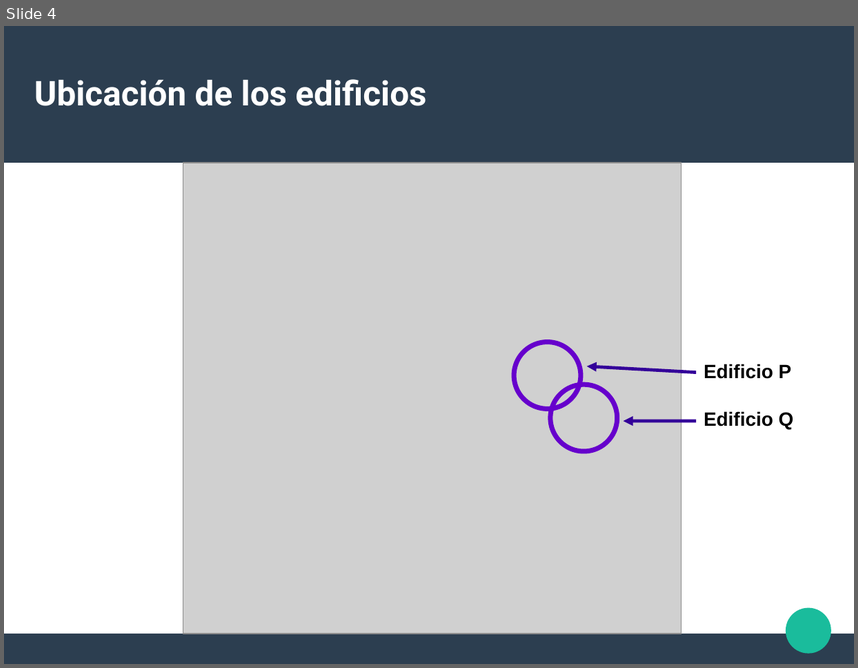
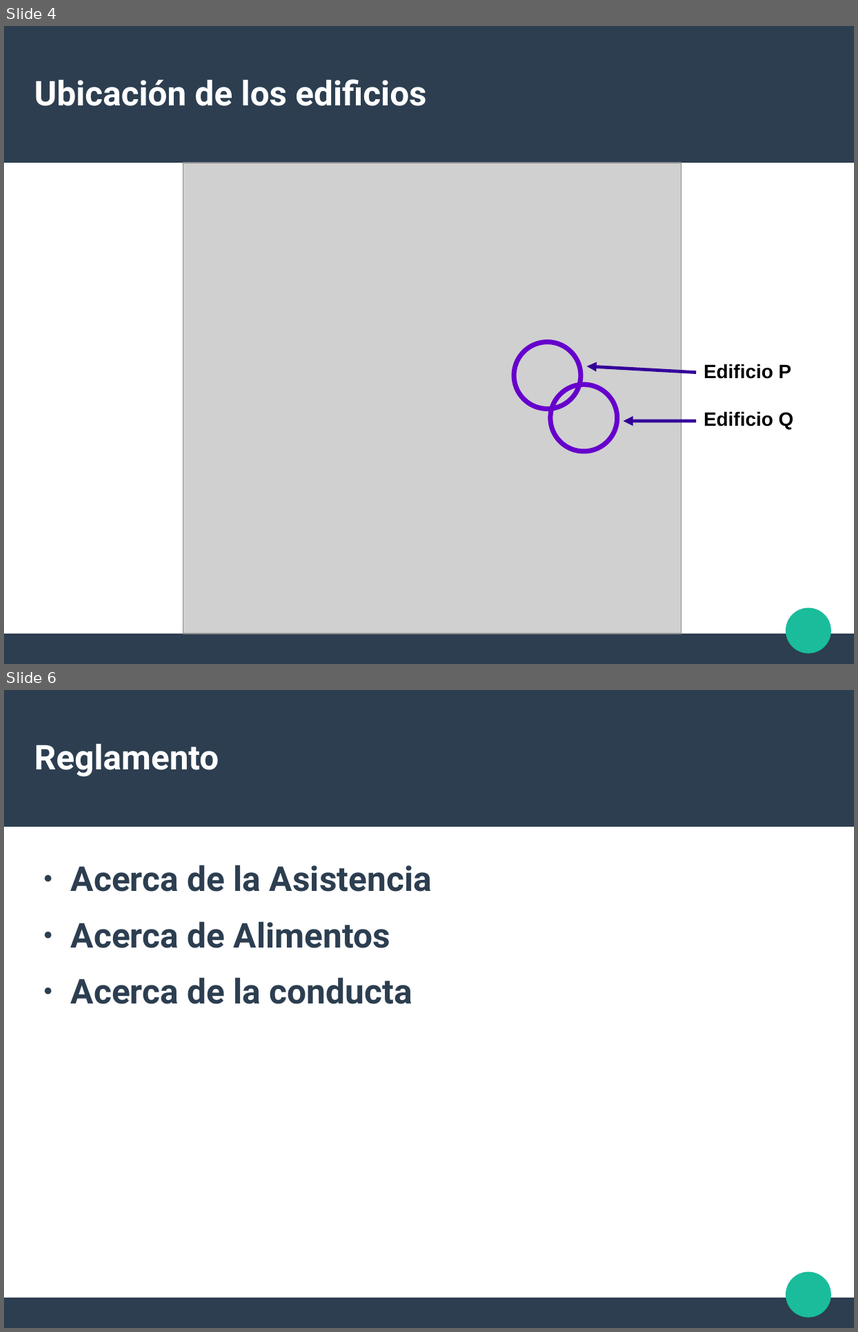
Before and after one commit to liowiki/EDA1-20192, a slide deck: Presentacion.odp. Shown one above the other, each under a label of ours: slide 4 before the commit, slides 4 and 6 after it; the slides between them are not shown. The pictures are 858x668 and 858x1332 pixels, drawn with LibreOffice and Linux fonts; fonts in the diff are those of the drawing; grey boxes stand for pictures. Boxes give left, top, right and bottom in pixels: in the first picture for what was removed or moved away, otherwise in the second. Text is boxed around its words. In the diff, an @@ line names an element or a change of style, - is before the commit and + after.

```diff
--- a/Presentacion.odp
+++ b/Presentacion.odp
@@ slide 6 added at [4, 690, 854, 1328], background #FFFFFF; not listed: 3 template elements that a slide beside it also shows @@
@@ title added at [34, 744, 219, 777], 31.9 pt, text #FFFFFF, bold @@
+Reglamento
@@ text added at [71, 865, 432, 1004], 32 pt, text #2C3E50, bold @@
+● Acerca de la Asistencia
+● Acerca de Alimentos
+● Acerca de la conducta
```
Also in this commit, not shown: 2 slides changed, 5 other slides added, 1 slide removed.
